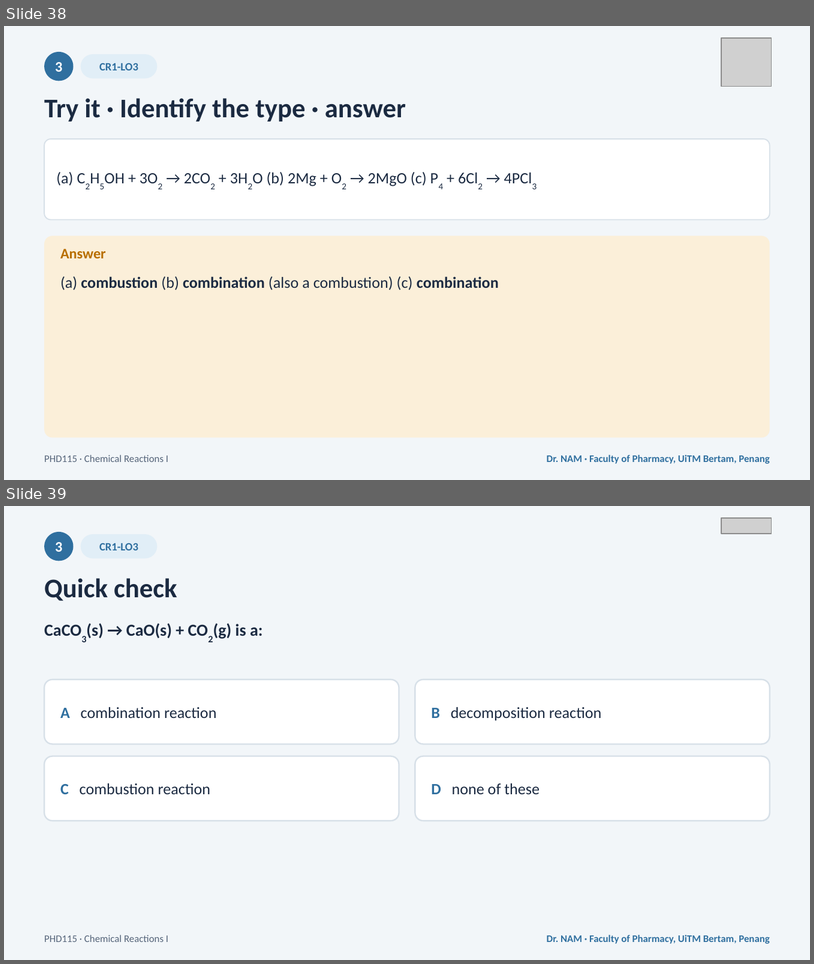
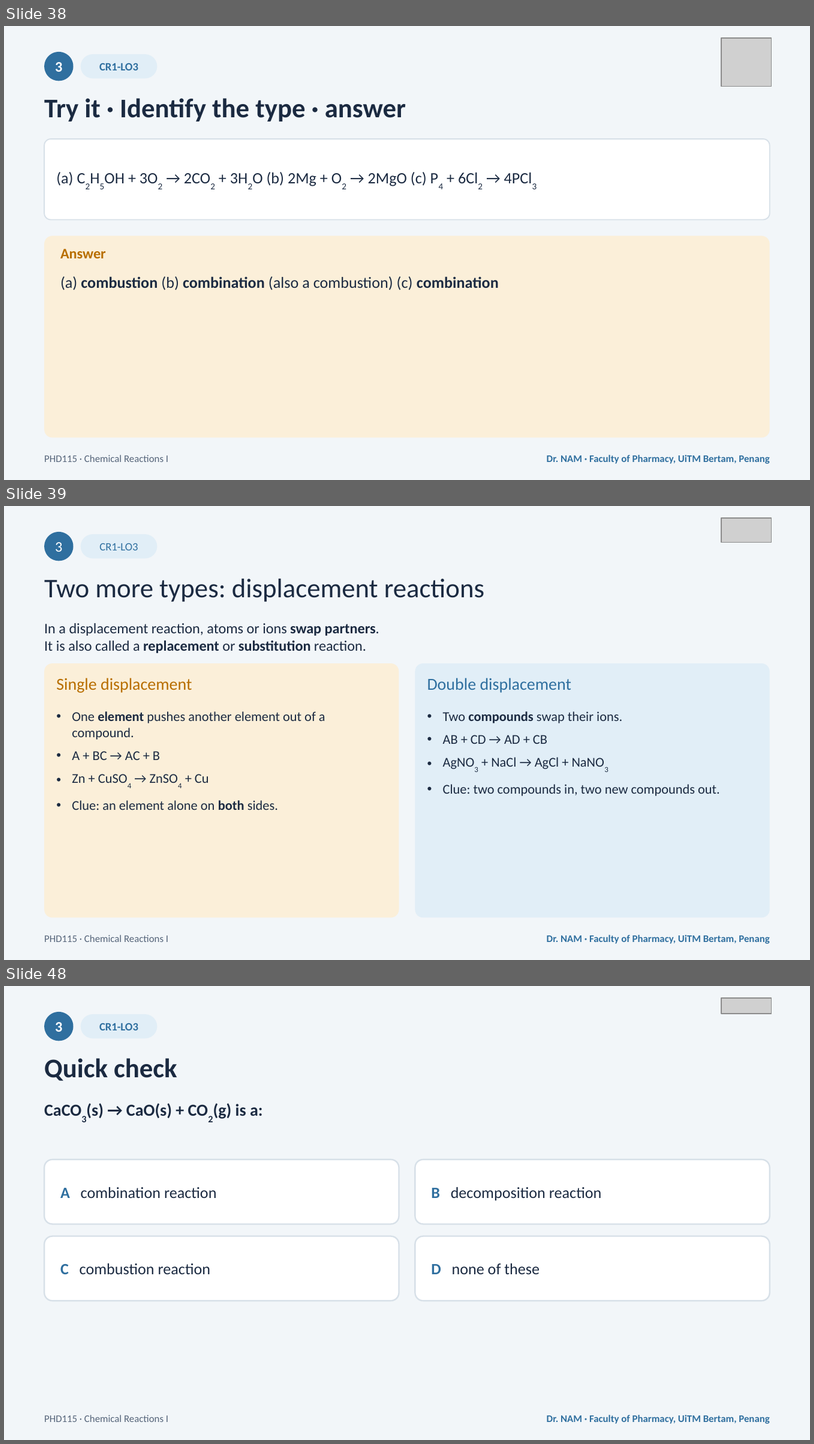
Before and after one commit to DrEnoun/phd115-nam, a slide deck: downloads/PHD115_ChemicalReactions1_Slides.pptx. Shown one above the other, each under a label of ours: slides 38 and 39 before the commit, slides 38, 39 and 48 after it; the slides between them are not shown. The pictures are 814x964 and 814x1444 pixels, drawn with LibreOffice and Linux fonts; fonts in the diff are those of the drawing; grey boxes stand for pictures. Boxes give left, top, right and bottom in pixels: in the first picture for what was removed or moved away, otherwise in the second. Text is boxed around its words. In the diff, an @@ line names an element or a change of style, - is before the commit and + after.

```diff
--- a/downloads/PHD115_ChemicalReactions1_Slides.pptx
+++ b/downloads/PHD115_ChemicalReactions1_Slides.pptx
@@ slide 39 added at box(4, 506, 810, 960), background #F2F6F9 @@
@@ picture added at box(722, 518, 771, 542) @@
@@ ellipse added at box(44, 532, 74, 561), fill #2F6F9F @@
@@ rounded rectangle added at box(81, 534, 157, 558), fill #E1EEF7 @@
@@ text added at box(55, 542, 62, 552), 13 pt, text #FFFFFF @@
+3
@@ text added at box(99, 543, 138, 550), 10 pt, text #2F6F9F @@
+CR1-LO3
@@ text added at box(44, 579, 485, 602), 24 pt, text #1B2A41 @@
+Two more types: displacement reactions
@@ text added at box(44, 623, 380, 653), 13 pt, text #1B2A41 @@
+In a displacement reaction, atoms or ions swap partners.
+It is also called a replacement or substitution reaction.
@@ rounded rectangle added at box(44, 663, 399, 917), fill #FBEFD9 @@
@@ rounded rectangle added at box(415, 663, 770, 917), fill #E1EEF7 @@
@@ text added at box(56, 678, 192, 693), 15 pt, text #B86E00 @@
+Single displacement
@@ text added at box(428, 678, 572, 693), 15 pt, text #2F6F9F @@
+Double displacement
@@ text added at box(72, 711, 326, 810), 12 pt, text #1B2A41 @@
+• One element pushes another element out of a compound.
+• A + BC → AC + B
+• Zn + CuSO4 → ZnSO4 + Cu
+• Clue: an element alone on both sides.
@@ text added at box(443, 711, 720, 796), 12 pt, text #1B2A41 @@
+• Two compounds swap their ions.
+• AB + CD → AD + CB
+• AgNO3 + NaCl → AgCl + NaNO3
+• Clue: two compounds in, two new compounds out.
@@ text added at box(44, 934, 168, 942), 9 pt, text #56657A @@
+PHD115 · Chemical Reactions I
@@ text added at box(547, 934, 770, 943), 9 pt, text #2F6F9F, bold @@
+Dr. NAM · Faculty of Pharmacy, UiTM Bertam, Penang
@@ what was slide 39 is now slide 48 @@
```
Also in this commit, not shown: 7 slides changed, 10 other slides added, 9 other files.
